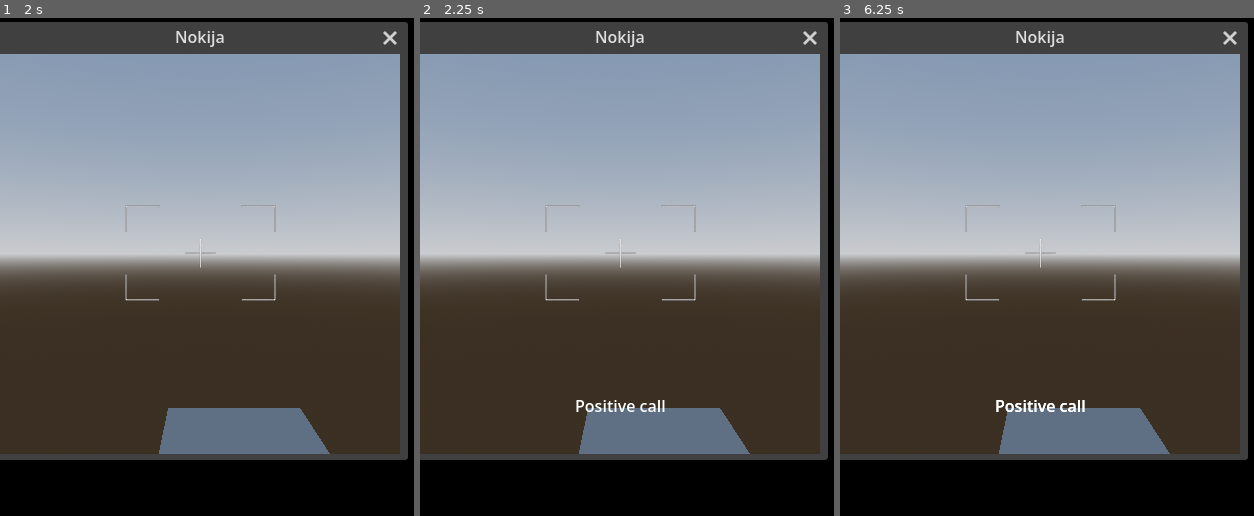
Above: before the commit, frames 1-3 (left to right).
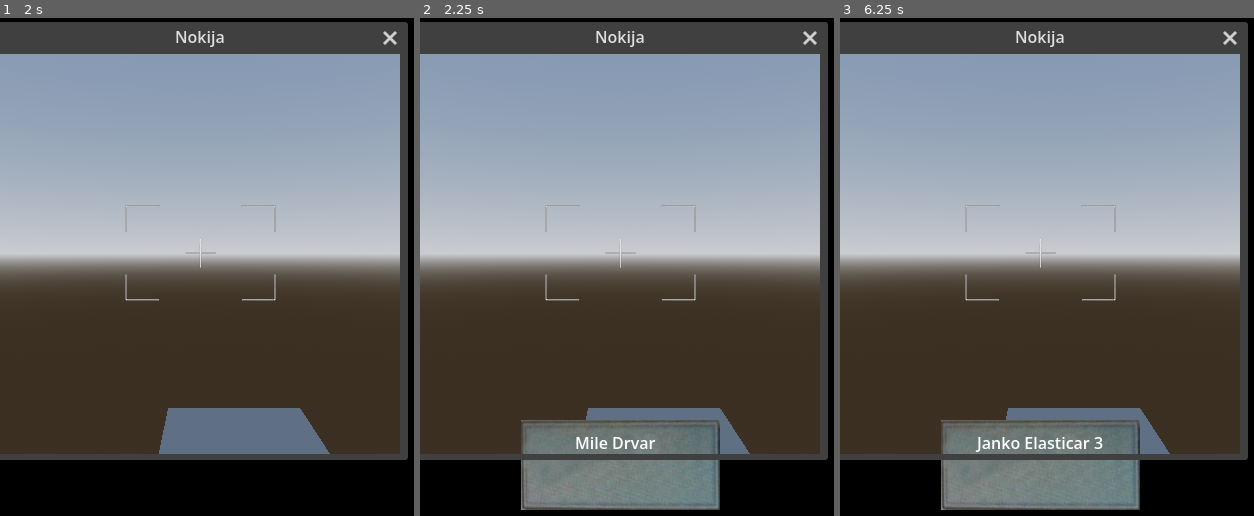
Above: after the commit, the same moments.

Repository: Pr0pyh/FonGameJam
Game: Godot game, scene res://scenes/World/world.tscn
Same seed, same stepped clock (60 frames per second), same inputs: the game is played once before the commit and once after it. The engine's default icon, where the game draws it, is replaced by a stand-in: a white triangle on a blue panel in a dark square.
Inputs (mouse positions are in pixels of both pictures, inside the frame that each line leads up to):
- Up to frame 1 (2 s): tap Enter (ui_accept) at 0.5, 0.77, 1.25 s; move the mouse to (outside the picture) at 0.52 s; hold Right (ui_right) 0.53-1.25 s; click (outside the picture) at 0.67 s; drag from (178, 346) to (269, 436) at 1.27 s
- Up to frame 2 (2.25 s): tap Enter (ui_accept) at 2 s; move the mouse to (780, 187) at 2.02 s; hold Right (ui_right) from 2.03 s (still down)
- Up to frame 3 (6.25 s): release Right (ui_right) at 2.75 s; tap Enter (ui_accept) at 2.75, 3.5, 3.77, 4.25 s; drag from (1109, 436) to (960, 227) at 2.77 s; move the mouse to (outside the picture) at 3.52 s; hold Left (ui_left) 3.53-4.25 s; tap Escape (ui_cancel) at 4.15 s; drag from (960, 227) to (1051, 167) at 4.27 s; move the mouse to (1171, 316) at 5.02 s; hold Down (ui_down) 5.03-5.75 s; click (1171, 316) at 5.17 s; drag from (1051, 167) to (1018, 346) at 5.77 s

Frame 1 is identical in both runs. In frame 2, 6.9% of the frame differs, in the area x 24-73%, y 76-99%; in frame 3, 6.9%.

Commit message:
pozitivne poruke dodate

Diff:
--- a/scenes/Messages/MessageGenerator/message_generator.gd
+++ b/scenes/Messages/MessageGenerator/message_generator.gd
@@ -11,9 +11,13 @@
 func _input(event: InputEvent) -> void:
 	if event.is_action_pressed("ui_cancel"):
 		var popped_message = messages.pop_back()
-		popped_message.queue_free()
+		if(popped_message != null):
+			popped_message.queue_free()
 
 func spawn_message():
+	if not messages.is_empty():
+		pass
 	var positive_message = positive_message_scene.instantiate()
 	add_child(positive_message)
+	positive_message.spawn()
 	messages.push_back(positive_message)
--- a/scenes/Messages/PositiveMessage/PositiveMessage.tscn
+++ b/scenes/Messages/PositiveMessage/PositiveMessage.tscn
@@ -1,6 +1,7 @@
 [gd_scene format=3 uid="uid://b4muwc6i2q026"]
 
 [ext_resource type="Script" uid="uid://1231agxfc65w" path="res://scenes/Messages/PositiveMessage/positive_message.gd" id="1_v0rxc"]
+[ext_resource type="Texture2D" uid="uid://c1aqac12a2nti" path="res://assets/callnotifikacija.png" id="2_qweht"]
 
 [node name="PositiveMessage" type="Control" unique_id=455487660]
 layout_mode = 3
@@ -12,6 +13,22 @@
 grow_horizontal = 2
 grow_vertical = 0
 script = ExtResource("1_v0rxc")
+contact_names = Array[String](["Mile Drvar", "Janko Elasticar 3", "Zeljko Struja Tetkin"])
+
+[node name="TextureRect" type="TextureRect" parent="." unique_id=438634732]
+layout_mode = 1
+anchors_preset = 7
+anchor_left = 0.5
+anchor_top = 1.0
+anchor_right = 0.5
+anchor_bottom = 1.0
+offset_left = -99.0
+offset_top = -34.0
+offset_right = 100.0
+offset_bottom = 92.0
+grow_horizontal = 2
+grow_vertical = 0
+texture = ExtResource("2_qweht")
 
 [node name="Label" type="Label" parent="." unique_id=1155844258]
 layout_mode = 1
@@ -20,10 +37,9 @@
 anchor_top = 1.0
 anchor_right = 0.5
 anchor_bottom = 1.0
-offset_left = -45.0
-offset_top = -60.0
-offset_right = 46.0
-offset_bottom = -37.0
+offset_left = -45.5
+offset_top = -23.0
+offset_right = 45.5
 grow_horizontal = 2
 grow_vertical = 0
 text = "Positive call"
--- a/scenes/Messages/PositiveMessage/positive_message.gd
+++ b/scenes/Messages/PositiveMessage/positive_message.gd
@@ -1,5 +1,11 @@
 extends Control
 class_name PositiveMessage
 
+@onready var contact_label: Label = $Label
+
+@export var contact_names: Array[String]
+
 func spawn():
 	visible = true
+	var rnum = randi_range(0, contact_names.size()-1)
+	contact_label.text = contact_names[rnum]
--- a/scenes/PhotoCounter/photo_counter.tscn
+++ b/scenes/PhotoCounter/photo_counter.tscn
@@ -8,7 +8,5 @@
 [node name="CanvasLayer" type="CanvasLayer" parent="." unique_id=976355534]
 
 [node name="CounterDisplay" type="Label" parent="CanvasLayer" unique_id=1153989496]
-offset_left = 88.0
-offset_top = 67.0
-offset_right = 128.0
-offset_bottom = 90.0
+offset_right = 40.0
+offset_bottom = 23.0
--- a/scenes/main/main.tscn
+++ b/scenes/main/main.tscn
@@ -2,6 +2,9 @@
 
 [ext_resource type="Script" uid="uid://d1amsojsvhuh7" path="res://scenes/main/main.gd" id="1_iuonh"]
 [ext_resource type="Texture2D" uid="uid://bqe113ixhb0gb" path="res://textures/nokia.png" id="2_k2fmo"]
+[ext_resource type="PackedScene" uid="uid://bv5hcuv3nbgdr" path="res://scenes/PhotoCounter/photo_counter.tscn" id="3_l3cfh"]
+[ext_resource type="PackedScene" uid="uid://c1junqd5fosko" path="res://scenes/PhotoScan/photo_scan.tscn" id="4_6q06x"]
+[ext_resource type="PackedScene" uid="uid://dfsdvprt8xkx8" path="res://scenes/Messages/MessageGenerator/MessageGenerator.tscn" id="5_6q06x"]
 
 [sub_resource type="ProceduralSkyMaterial" id="ProceduralSkyMaterial_iuonh"]
 sky_horizon_color = Color(0.66224277, 0.6717428, 0.6867428, 1)
@@ -15,6 +18,14 @@
 sky = SubResource("Sky_k2fmo")
 tonemap_mode = 2
 glow_enabled = true
+
+[sub_resource type="BoxShape3D" id="BoxShape3D_l3cfh"]
+
+[sub_resource type="StandardMaterial3D" id="StandardMaterial3D_2jn4d"]
+albedo_color = Color(1, 0, 0.5294118, 1)
+
+[sub_resource type="BoxMesh" id="BoxMesh_6q06x"]
+material = SubResource("StandardMaterial3D_2jn4d")
 
 [sub_resource type="TextMesh" id="TextMesh_iuonh"]
 text = "najjjjaaaceeeeeeeee"
@@ -121,6 +132,15 @@
 
 [node name="World" type="Node3D" parent="SubViewportContainer/SubViewport" unique_id=1577524241]
 
+[node name="StaticBody3D2" type="StaticBody3D" parent="SubViewportContainer/SubViewport/World" unique_id=1427871388 groups=["scanable"]]
+transform = Transform3D(1, 0, 0, 0, 1, 0, 0, 0, 1, -0.64087963, 0.38081872, -1.0181855)
+
+[node name="CollisionShape3D" type="CollisionShape3D" parent="SubViewportContainer/SubViewport/World/StaticBody3D2" unique_id=1497300607]
+shape = SubResource("BoxShape3D_l3cfh")
+
+[node name="MeshInstance3D" type="MeshInstance3D" parent="SubViewportContainer/SubViewport/World/StaticBody3D2" unique_id=1757960162]
+mesh = SubResource("BoxMesh_6q06x")
+
 [node name="MeshInstance3D" type="MeshInstance3D" parent="SubViewportContainer/SubViewport/World" unique_id=186189565]
 mesh = SubResource("TextMesh_iuonh")
 
@@ -136,6 +156,13 @@
 [node name="Camera3D" type="Camera3D" parent="SubViewportContainer/SubViewport/World/Player" unique_id=2115622554]
 fov = 55.0
 
+[node name="PhotoCounter" parent="SubViewportContainer/SubViewport/World/Player/Camera3D" unique_id=1362135284 instance=ExtResource("3_l3cfh")]
+
+[node name="PhotoScan" parent="SubViewportContainer/SubViewport/World/Player/Camera3D" unique_id=2144187334 node_paths=PackedStringArray("photo_counter") instance=ExtResource("4_6q06x")]
+photo_counter = NodePath("../PhotoCounter")
+
+[node name="MessageGenerator" parent="SubViewportContainer/SubViewport/World/Player/Camera3D" unique_id=1368587972 instance=ExtResource("5_6q06x")]
+
 [node name="CollisionShape3D" type="CollisionShape3D" parent="SubViewportContainer/SubViewport/World/Player" unique_id=414738072]
 shape = SubResource("SphereShape3D_iuonh")
 
Binary file added: assets/callnotifikacija.png
Not shown, added: assets/callnotifikacija.png.import
